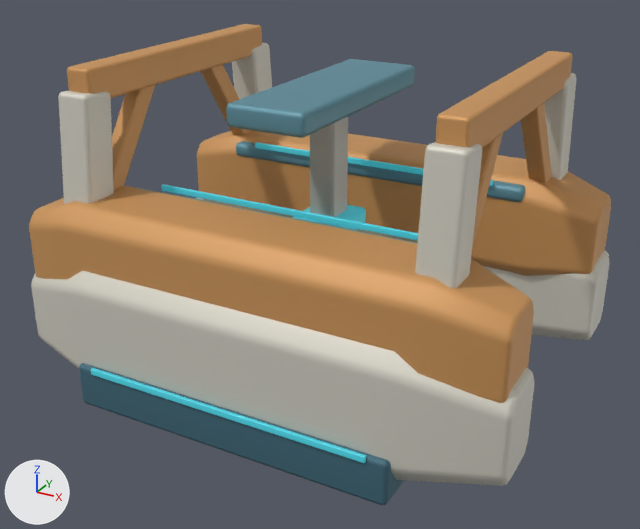
What one commit did to the Blender file space-battleship/art_sources/planet_integrated_v6/equipment.blend.
One viewpoint serves both versions: a 50 mm lens placed at (1.96, -3.64, 2.14), pointed at (0.01, -0.1, 0.37). Lighting does not change. The marker at lower left points along +X, +Y and +Z. The older version comes first.

Script lines for the objects in view, before the commit:
```python
me_continuous_manufacturing_side_girder = bpy.data.meshes.new('Continuous manufacturing side girder')
me_continuous_manufacturing_side_girder.from_pydata(...)  # 160 vertices, 154 faces; spans x -1.2..1.2, y -0.92..-0.44, z 0.23..0.77
me_continuous_manufacturing_side_girder.materials.append(mat_v6_work)  # orange #d0995d
me_cube_010 = bpy.data.meshes.new('Cube.010')
me_cube_010.from_pydata(...)  # 56 vertices, 54 faces; spans x -0.085..0.085, y -0.09..0.09, z -0.392..0.392
me_cube_010.materials.append(mat_v6_armor)  # light grey #d7d4c8
me_cube_014 = bpy.data.meshes.new('Cube.014')
me_cube_014.from_pydata(...)  # 56 vertices, 54 faces; spans x -0.045..0.045, y -0.05..0.05, z -0.429..0.429
me_cube_014.materials.append(mat_v6_work)  # orange #d0995d
ob_continuous_manufacturing_side_girder = bpy.data.objects.new('Continuous manufacturing side girder', me_continuous_manufacturing_side_girder)
ob_continuous_manufacturing_side_girder.parent = ob_facility
ob_continuous_manufacturing_side_girder.location = (0.0, 0.0, 0.0)
ob_inclined_portal_load_leg_001 = bpy.data.objects.new('Inclined portal load leg.001', me_cube_010)
ob_inclined_portal_load_leg_001.parent = ob_facility
ob_inclined_portal_load_leg_001.location = (-0.88, 0.715, 0.86)
ob_inclined_portal_load_leg_001.rotation_euler = (0.0895, 0.0, 0.0)  # degrees (5.1, 0, 0)
ob_triangulated_open_portal_brace_002 = bpy.data.objects.new('Triangulated open portal brace.002', me_cube_014)
ob_triangulated_open_portal_brace_002.parent = ob_facility
ob_triangulated_open_portal_brace_002.location = (0.88, -0.48, 0.915)
ob_triangulated_open_portal_brace_002.rotation_euler = (0.594, 0.0, -3.142)  # degrees (34, 0, -180)
# also in view: 'Open portal overhead truss' at (-0.88, 0.0, 1.28); 'Shared-ring pressure haunch.001' at (0.0, 0.73, 0.19); 'Rail power key.001' at (0.0, 0.42, 0.75); 'Outer service seam' at (0.0, -1.01, 0.02); 'Rail power key' at (0.0, -0.42, 0.75)
```
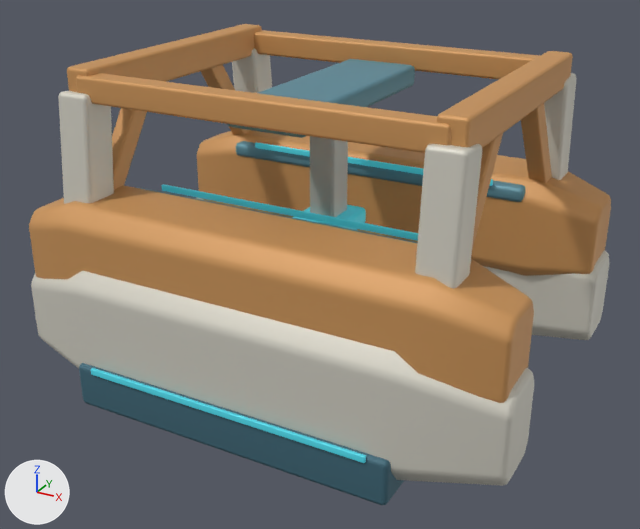
Location of each change, (x1, y1, x2, y2) in pixels of the pictures (640 x 529 px):
'Longitudinal portal tension beam', added (orange): after (76, 73, 452, 153)
'Longitudinal portal tension beam.001', added (orange): after (254, 30, 540, 79)

Edits to the bpy script that builds the scene:
```text
Add me_cube_009_1:
    me_cube_009_1.from_pydata(...)  # 56 vertices, 54 faces; spans x -0.06..0.06, y -0.06..0.06, z -0.88..0.88
    me_cube_009_1.materials.append(mat_v6_work)  # orange #d0995d
Add ob_longitudinal_portal_tension_beam_001:
    ob_longitudinal_portal_tension_beam_001 = bpy.data.objects.new('Longitudinal portal tension beam.001', me_cube_009_1)
    ob_longitudinal_portal_tension_beam_001.parent = ob_facility
    ob_longitudinal_portal_tension_beam_001.location = (0.0, 0.68, 1.27)
    ob_longitudinal_portal_tension_beam_001.rotation_euler = (1.571, 0.0, 1.571)  # degrees (90, 0, 90)
Add ob_longitudinal_portal_tension_beam:
    ob_longitudinal_portal_tension_beam = bpy.data.objects.new('Longitudinal portal tension beam', me_cube_009_1.copy())
    ob_longitudinal_portal_tension_beam.parent = ob_facility
    ob_longitudinal_portal_tension_beam.location = (0.0, -0.68, 1.27)
    ob_longitudinal_portal_tension_beam.rotation_euler = (1.571, 0.0, 1.571)  # degrees (90, 0, 90)
```
